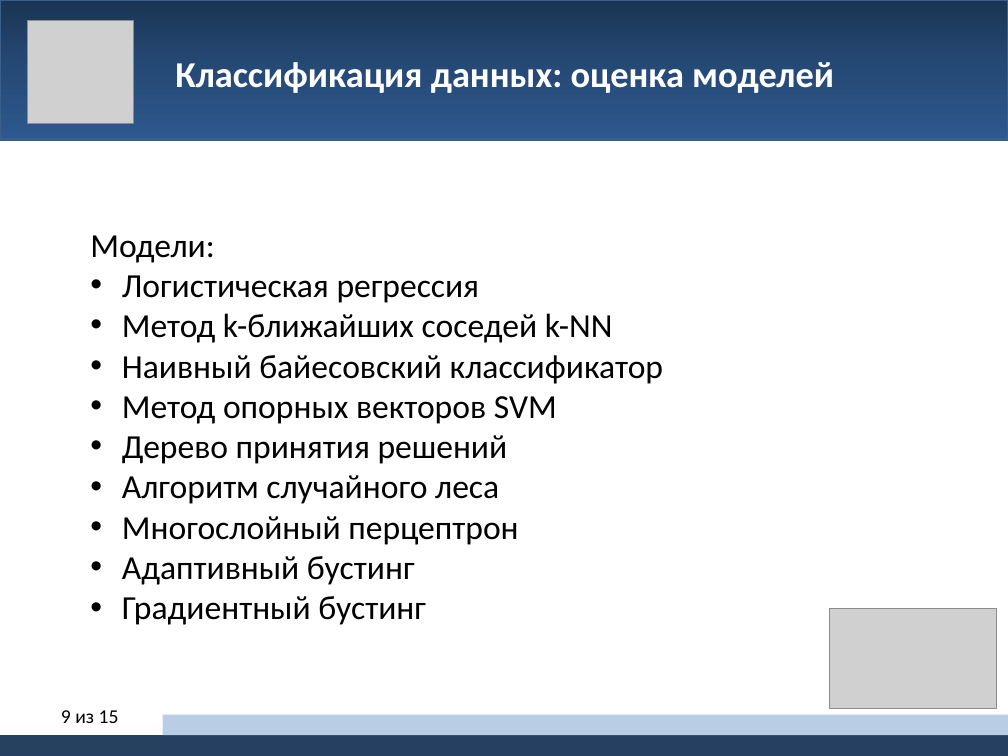
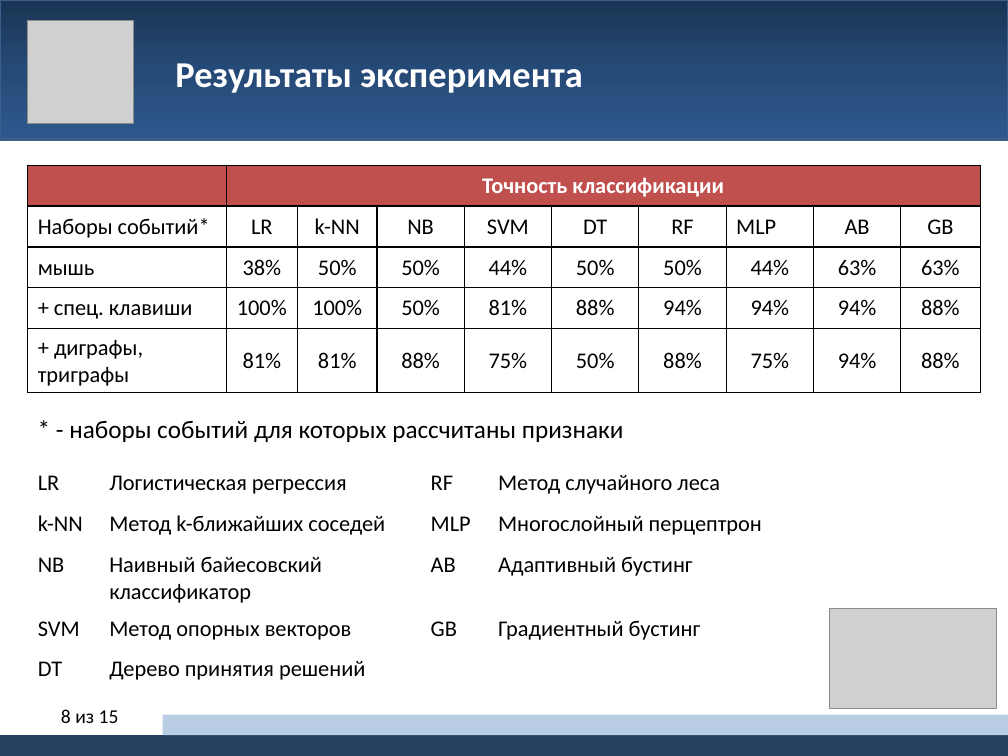
Before and after one commit to sultanovazamat/insider-threat-detection, a slide deck: slide 8 of reports/ppt_report.pptx (slide 9 before the commit). Drawn at 1008x756 pixels with LibreOffice and Linux fonts; fonts in the diff are those of the drawing; grey boxes stand for pictures. Boxes give left, top, right and bottom in pixels: in the first picture for what was removed or moved away, otherwise in the second. Text is boxed around its words. In the diff, an @@ line names an element or a change of style, - is before the commit and + after.

```diff
--- a/reports/ppt_report.pptx
+++ b/reports/ppt_report.pptx
@@ text at <box>175,63,582,93</box>: text changed @@
-  Классификация данных: оценка моделей
+  Результаты эксперимента
@@ table added at <box>28,165,984,393</box>, 5 rows, 10 columns @@
+ | Точность классификации |  |  |  |  |  |  |  | 
+Наборы событий* | LR | k-NN | NB | SVM | DT | RF | MLP | AB | GB
+мышь | 38% | 50% | 50% | 44% | 50% | 50% | 44% | 63% | 63%
++ спец. клавиши | 100% | 100% | 50% | 81% | 88% | 94% | 94% | 94% | 88%
++ диграфы, триграфы | 81% | 81% | 88% | 75% | 50% | 88% | 75% | 94% | 88%
@@ text removed at <box>90,235,663,625</box> @@
-Модели:
-• Логистическая регрессия
-• Метод k-ближайших соседей k-NN
-• Наивный байесовский классификатор
-• Метод опорных векторов SVM
-• Дерево принятия решений
-• Алгоритм случайного леса
-• Многослойный перцептрон
-• Адаптивный бустинг
-• Градиентный бустинг
@@ text added at <box>69,421,623,442</box>, 18 pt, text #000000 @@
+* - наборы событий для которых рассчитаны признаки
@@ table added at <box>28,464,814,691</box>, 5 rows, 4 columns @@
+LR | Логистическая регрессия | RF | Метод случайного леса
+k-NN | Метод k-ближайших соседей | MLP | Многослойный перцептрон
+NB | Наивный байесовский классификатор | AB | Адаптивный бустинг
+SVM | Метод опорных векторов | GB | Градиентный бустинг
+DT | Дерево принятия решений |  | 
@@ page number at <box>61,709,119,723</box>: text changed @@
-9 из 15
+8 из 15
```
Also in this commit, not shown: 8 other slides changed, 5 slides removed, 4 other files.
